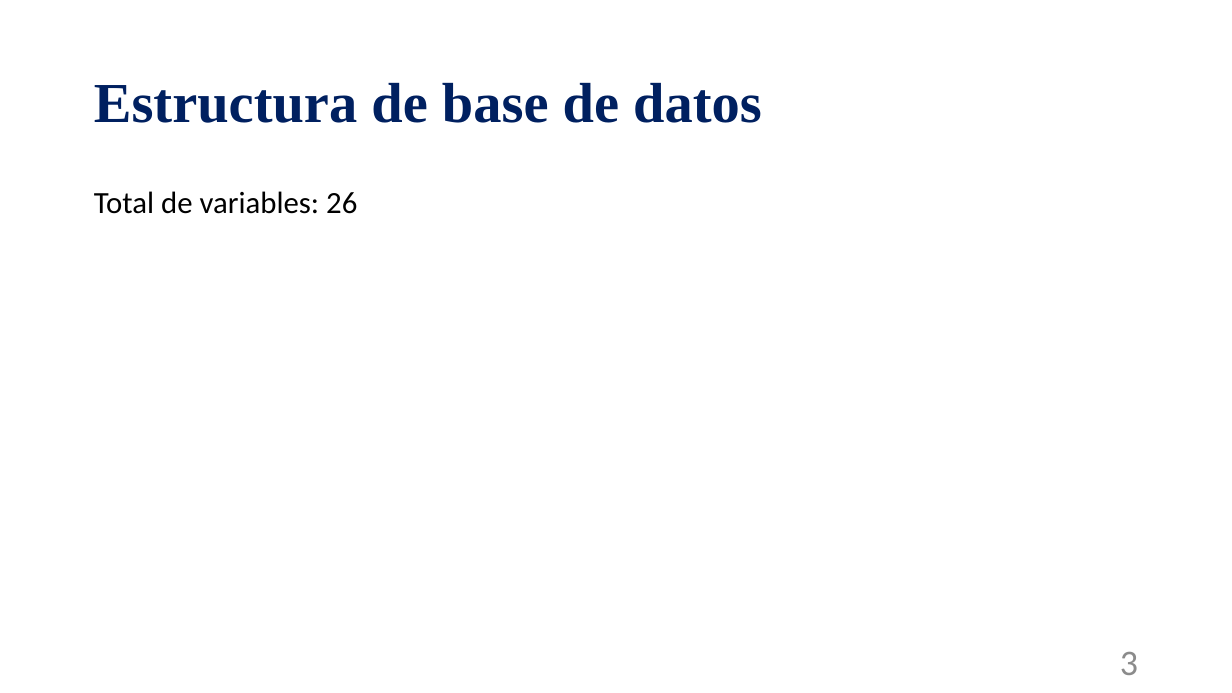
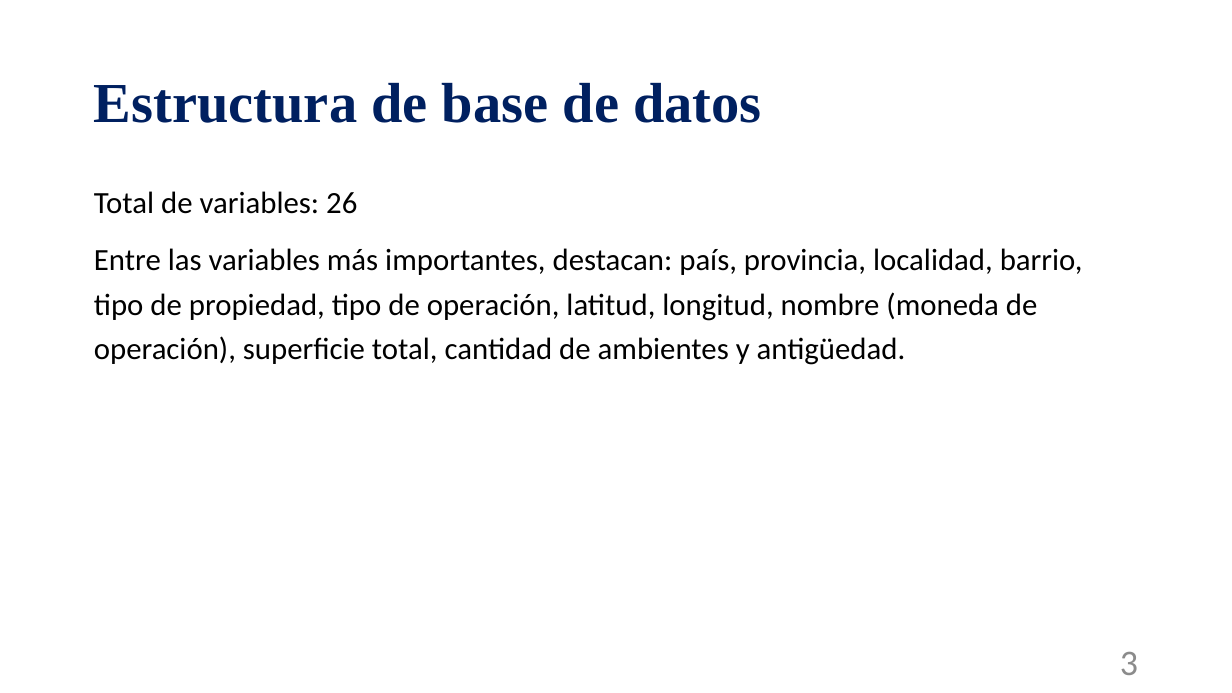
Before and after one commit to alvarezmartin2411-debug/Big-Data-UBA--Grupo-2, a slide deck: slide 3 of Proyecto Final/Trabajo Final Taller de programación.pptx. Drawn at 1232x693 pixels with LibreOffice and Linux fonts; fonts in the diff are those of the drawing. Boxes give left, top, right and bottom in pixels: in the first picture for what was removed or moved away, otherwise in the second. Text is boxed around its words. In the diff, an @@ line names an element or a change of style, - is before the commit and + after.

Commit message:
PPT

```diff
--- a/Proyecto Final/Trabajo Final Taller de programación.pptx
+++ b/Proyecto Final/Trabajo Final Taller de programación.pptx
@@ text at (94,248,1083,365): paragraph added @@
+Entre las variables más importantes, destacan: país, provincia, localidad, barrio, tipo de propiedad, tipo de operación, latitud, longitud, nombre (moneda de operación), superficie total, cantidad de ambientes y antigüedad.
```
Also in this commit, not shown: 1 other slide changed, 1 other file.
